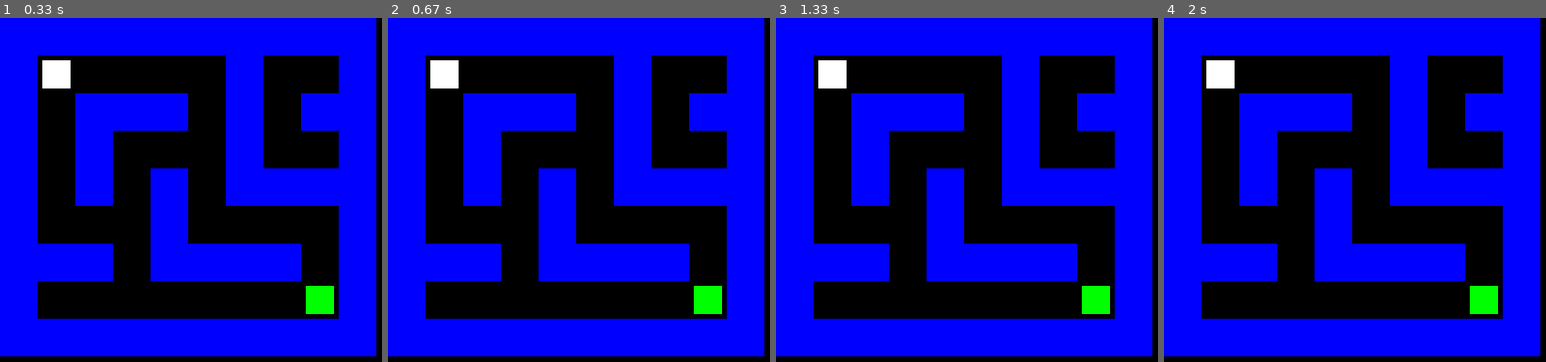
Above: before the commit, frames 1-4 (left to right).
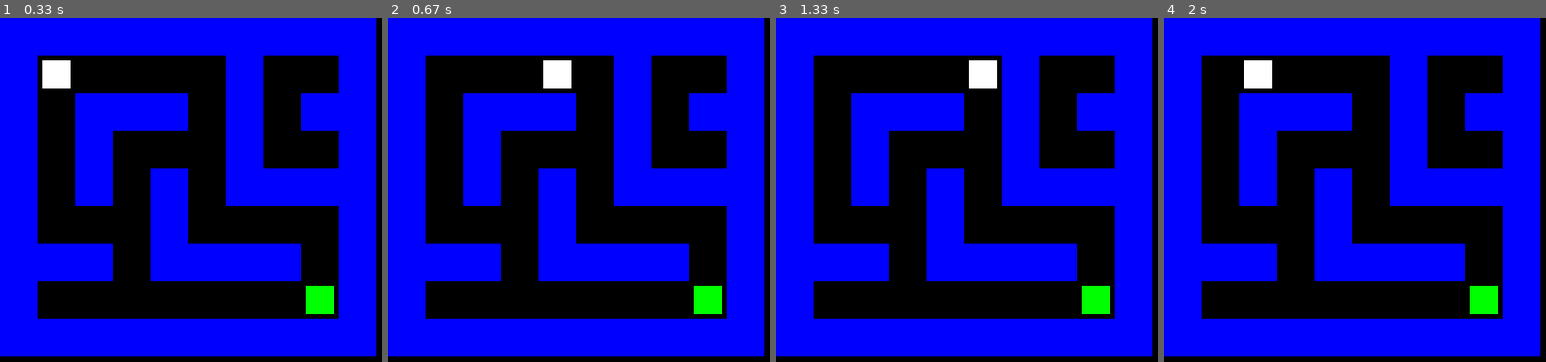
Above: after the commit, the same moments.

Repository: KapX09/pyGameMaze
Game: pygame game, started from maze.py
The game is run twice, just before and just after one commit, with the same random seed, the same clock (stepped at 60 frames per second) and the same inputs.
Inputs:
- Up to frame 1 (0.33 s): no input
- Up to frame 2 (0.67 s): hold Right from 0.33 s (still down)
- Up to frame 3 (1.33 s): release Right at 0.8 s; hold Up 0.83-1.13 s
- Up to frame 4 (2 s): hold Left from 1.67 s (still down)

Frame 1 is identical in both runs. In frame 2, 1.2% of the frame differs, in the area x 11-49%, y 12-21%; in frame 3, 1.2%; in frame 4, 1.2%.

Commit message:
Basic build up of maze.py

Diff:
--- a/maze.py
+++ b/maze.py
@@ -88,11 +88,35 @@
             running = False # will close the game window
 
     '''Handle Key press to move the for player'''
+    # Get all currently pressed keys
+    keys = pygame.key.get_pressed()
 
-    screen.fill((0, 0, 0))  # Clear screen with black
+    # Movement: Check boundaries and wall collision
+    new_x, new_y = player_x, player_y  # Store current position
+
+    if keys[pygame.K_LEFT]:
+        new_x -= 1
+    elif keys[pygame.K_RIGHT]:
+        new_x += 1
+    elif keys[pygame.K_UP]:
+        new_y -= 1
+    elif keys[pygame.K_DOWN]:
+        new_y += 1
+
+    # Only move player if new position is not a wall
+    if maze[new_y][new_x] != 'W':
+        player_x, player_y = new_x, new_y
+
+    '''Check Win condition'''
+    if (player_x, player_y) == GOAL_POS:
+        print("You reached the goal! You win!")
+        running = False  # Exit game loop
+
+    ''' Drawing functions'''
+    screen.fill(BLACK)  # Clear screen with black
     draw_maze() # calling the maze function
+    draw_goal()
     draw_player() # calling the player function
-    draw_goal()
     pygame.display.flip()
 
 pygame.quit()
